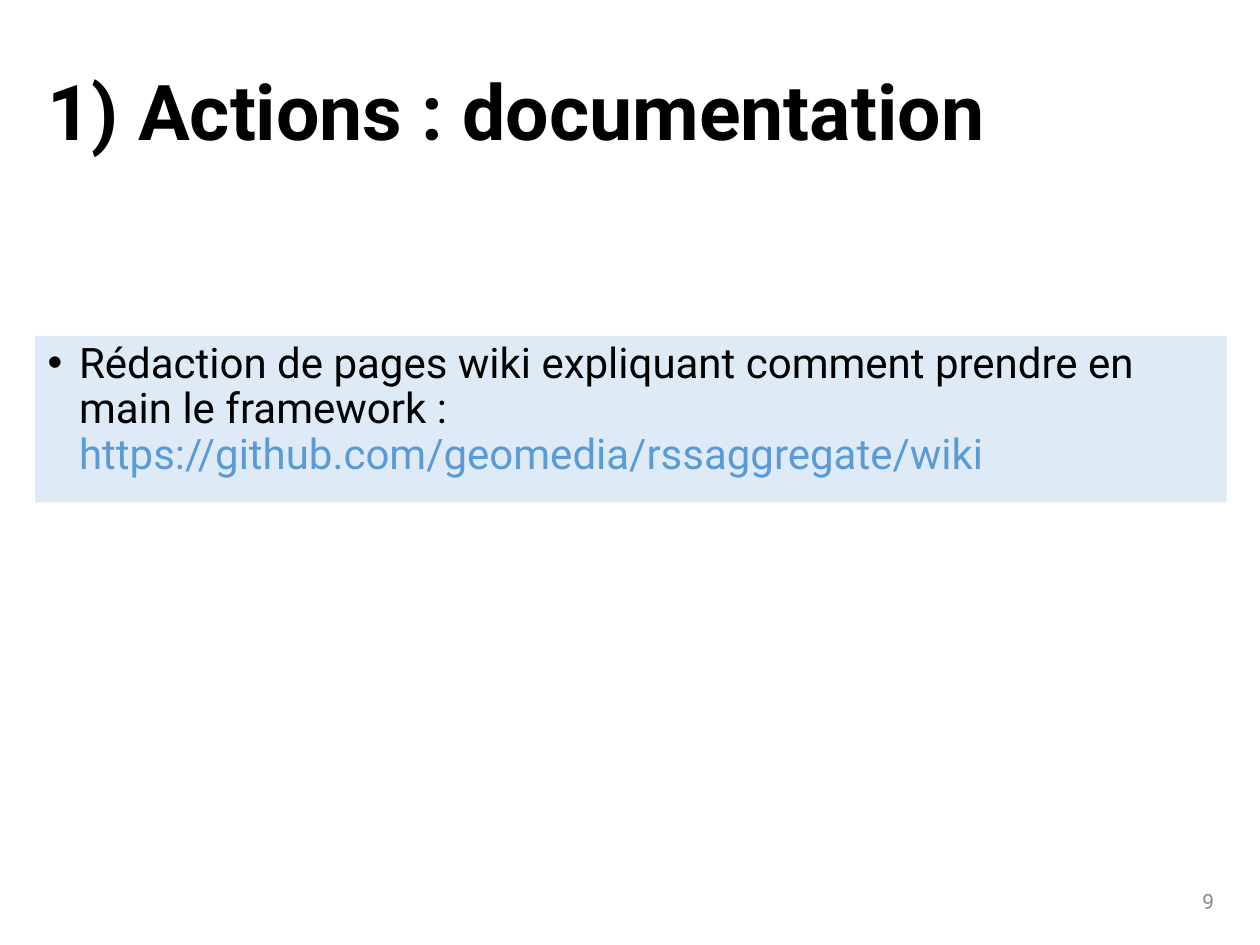
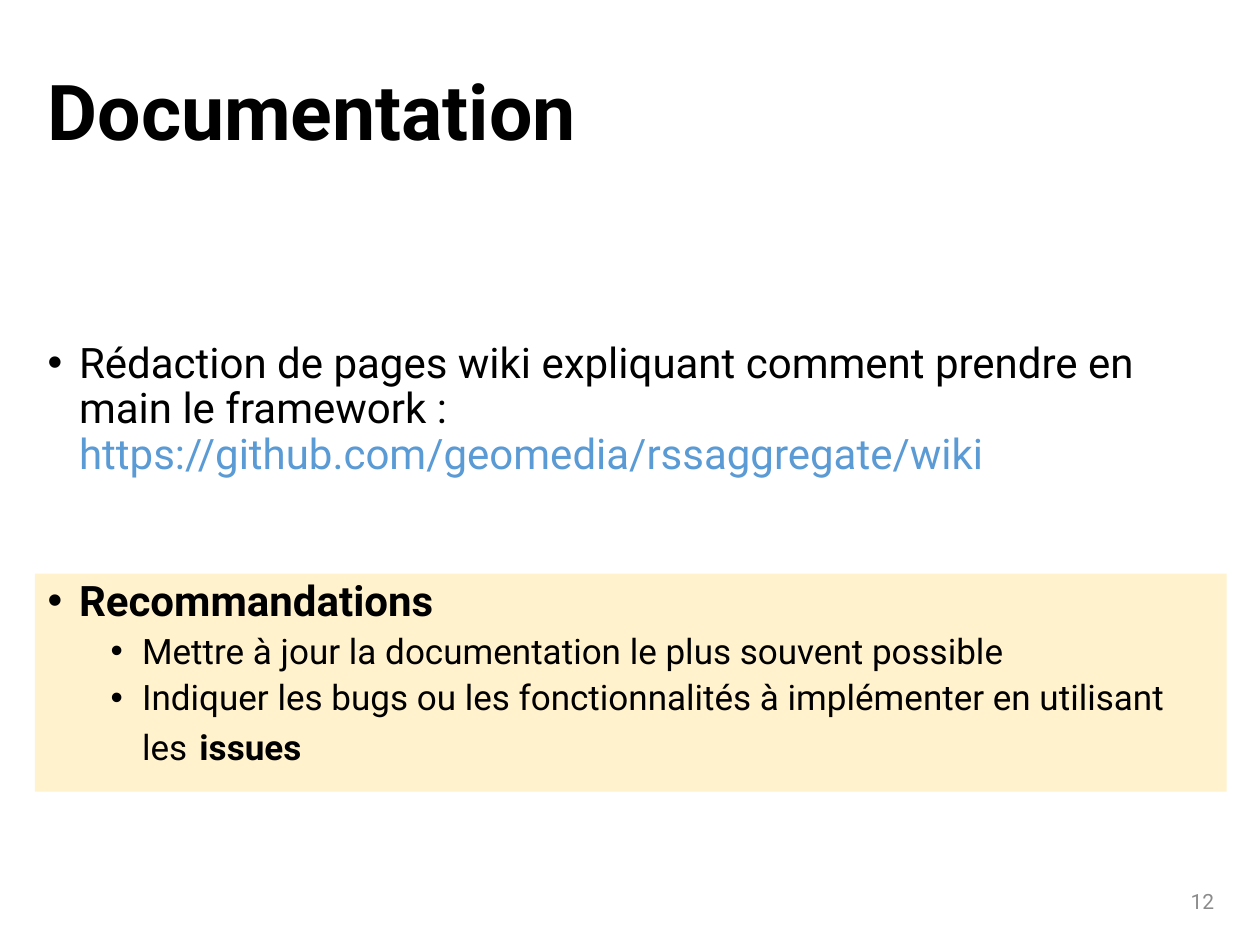
Before and after one commit to dosi-slides/2015_10_geomedia, a slide deck: slide 12 of slides.pptx (slide 9 before the commit). Drawn at 1260x945 pixels with LibreOffice and Linux fonts; fonts in the diff are those of the drawing. Boxes give left, top, right and bottom in pixels: in the first picture for what was removed or moved away, otherwise in the second. Text is boxed around its words. In the diff, an @@ line names an element or a change of style, - is before the commit and + after.

```diff
--- a/slides.pptx
+++ b/slides.pptx
@@ title at [48, 83, 576, 141]: text changed @@
-1) Actions : documentation
+Documentation
@@ text "Rédaction de pages wiki expliquant ...": place and size @@
-text "Rédaction de pages wiki expliquant ..." at [35, 336, 1227, 503]
+text "Rédaction de pages wiki expliquant ..." at [79, 346, 1133, 478]
@@ text "Rédaction de pages wiki expliquant ..." at [79, 346, 1133, 478]: fill #DEEBF7 to none @@
@@ rectangle added at [35, 573, 1227, 791], fill #FFF2CC, 20 pt, text #000000 @@
+• Recommandations
+  • Mettre à jour la documentation le plus souvent possible
+  • Indiquer les bugs ou les fonctionnalités à implémenter en utilisant les issues
@@ page number at [1191, 894, 1215, 909]: text changed @@
-9
+12
```
Also in this commit, not shown: 18 other slides changed, 20 slides added, 5 slides removed, 1 other file.
